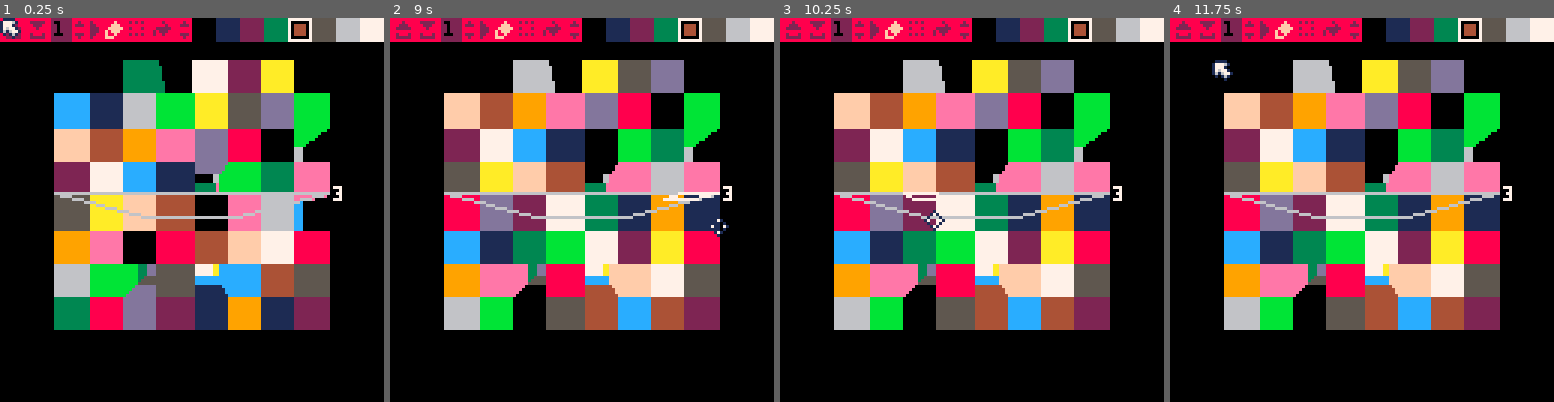
Above: before the commit, frames 1-4 (left to right).
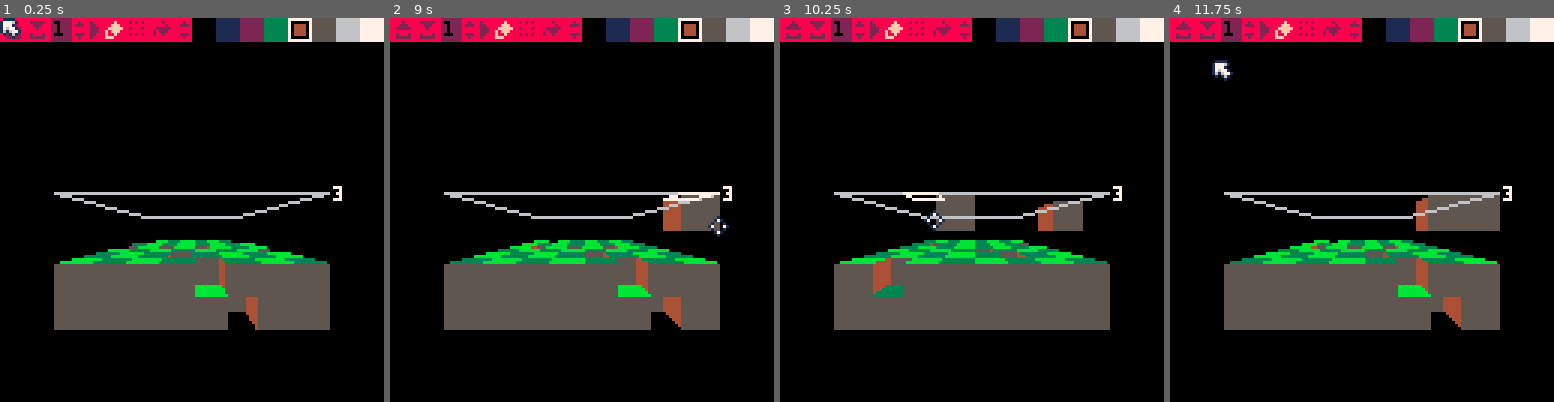
Above: after the commit, the same moments.

Repository: freds72/daggers
Game: PICO-8 cartridge carts/editor.p8
The game is run twice, just before and just after one commit, with the same random seed, the same clock (stepped at 60 frames per second) and the same inputs.
Inputs (mouse positions are in pixels of both pictures, inside the frame that each line leads up to):
- Up to frame 1 (0.25 s): no input
- Up to frame 2 (9 s): click (670, 121) at 0.67 s; tap O (Z key) at 0.7, 1.7, 2.1, 2.5, 2.9, 3.3, 3.7, 4.1, 4.5, 4.9, 5.3, 5.7, 6.1, 6.5, 6.9, 7.3, 7.7, 8.1, 8.5, 8.9 s; click (436, 267) at 1.22 s; hold Right 1.6-2.1 s; click (497, 114) at 1.77 s; hold Up 2.15-2.42 s; click (562, 259) at 2.32 s; hold Right 2.47-3.03 s; click (624, 106) at 2.87 s; hold Left 3.08-3.58 s; click (685, 256) at 3.42 s; hold Down 3.63-3.97 s; click (451, 102) at 3.97 s; hold Right 4.02-4.68 s; click (512, 248) at 4.52 s; hold Up 4.73-5.03 s; click (574, 94) at 5.07 s; hold Left 5.08-5.68 s; click (639, 244) at 5.62 s; hold Down 5.73-6.03 s; hold Right 6.08-6.58 s; click (701, 90) at 6.17 s; hold Right 6.63-7.13 s; click (466, 236) at 6.72 s; hold Up 7.18-7.45 s; click (528, 83) at 7.27 s; hold Right 7.5-8.07 s; click (589, 229) at 7.82 s; hold Left 8.12-8.62 s; click (654, 79) at 8.37 s; hold Down from 8.67 s (still down); click (716, 225) at 8.92 s
- Up to frame 3 (10.25 s): release Down at 9 s; hold Right 9.05-9.72 s; tap O (Z key) at 9.3, 9.7, 10.1 s; click (868, 71) at 9.47 s; hold Up 9.77-10.07 s; click (933, 217) at 10.02 s; hold Left from 10.12 s (still down)
- Up to frame 4 (11.75 s): tap O (Z key) every 0.4 s from 10.5 to 11.7 s; click (1385, 64) at 10.57 s; release Left at 10.72 s; hold Down 10.77-11.07 s; click (1450, 213) at 11.12 s; hold Right 11.12-11.62 s; click (1212, 60) at 11.67 s

The runs differ from the first frame. In frame 1, 42% of the frame differs, in the area x 14-86%, y 10-82%; in frame 2, 41%; in frame 3, 42%; in frame 4, 41%.

Commit message:
improved perf added support for scrolling editor (wip)

Diff:
--- a/carts/voxel_editor.lua
+++ b/carts/voxel_editor.lua
@@ -429,15 +429,17 @@
         if id<16 then
             -- solid block
             local adj={ox,oy,oz}
+            local colors=cube.colors[id]
+            fillp(((ox+oy)&1)*0xffff)
             for maski,mask in pairs(masks) do
-                --
-                local side=faces[current_mask&mask]
+                local active_side=current_mask&mask
+                local side=faces[active_side]
                 if side then
-                    --local col=colors[maski][k]
+                    local col=colors[active_side]
                     -- check adjacent blocks
                     -- todo: create a complement index base on face mask
                     local backup=adj[maski]
-                    local adj_i=adj[maski]+side.k
+                    local adj_i=backup+side.k
                     adj[maski]=adj_i
                     local adj_idx=adj[1]>>16|adj[2]>>8|adj[3]
                     adj[maski]=backup
@@ -474,16 +476,35 @@
                         if outcode==0 then
                             local np=4
                             if(clipcode>0) verts,np=cam:z_poly_clip(verts,4)
-                            if(np>2) polyfill(verts,np,i+1)
+                            if(np>2) polyfill(verts,np,col)
                         end
                     end
                 end
             end
         else
             -- sprite
-            --draw_sprite(cam,o,id)
-        end
-    end
+            -- position in middle of tile
+            local x,y,z=ox+0.5,oy+0.5,oz
+            local ax,ay,az=m1*x+m5*y+m9*z+m13,m2*x+m6*y+m10*z+m14,m3*x+m7*y+m11*z+m15
+            if az<-0.1 then
+                local w=-64*fov/az
+                -- convert between sprite id and real image
+                local s=_sprite_by_id[id]
+                local sx,sy=64-ax*w-w/2,70+ay*w-w
+                if shadow then
+                    local ref=v_add({ox+0.5,oy+0.5,oz},cam.pos,-1)
+                    local dx,dy=ref[1],ref[2]
+                    local zangle=atan2(dx,dy)
+                    local len=dx*cos(zangle)+dy*sin(zangle)
+                    local yangle=atan2(len,ref[3])
+                    local h=-w*sin(yangle)
+                    ovalfill(sx,y-h/2,sx+w,y+h/2,1)
+                end
+                sspr((s&15)<<3,(s\16)<<3,8,8,sx,sy,w+sx%1,w+sy%1)
+            end
+        end
+    end
+    fillp()
 end
 
 -- camera
@@ -560,9 +581,10 @@
 function make_voxel_editor()
 	local yangle,zangle=-0.25,0---0.125,0
 	local dyangle,dzangle=0,0
-
+    local offsetx,offsety=0,0
     local layer=3
     local cam=make_cam(64,64+6,64,0.25)
+    local cam2=make_cam(64,64+6,64,0.25)
     local quad={
         {0,0,0},
         {1,0,0},
@@ -592,7 +614,7 @@
             for i,p in pairs(quad) do
                 p=v_scale(p,_grid_size)
                 p[3] = layer+1
-                pts[i]=p
+                pts[i]=v_add(p,{offsetx,offsety,0},1)
             end
             local xmax,ymax=-32000
             local p0=pts[4]
@@ -612,7 +634,7 @@
                 for i,p in pairs(quad) do
                     p=v_add(p,current_voxel.origin)
                     p[3]=layer+1
-                    pts[i]=p
+                    pts[i]=v_add(p,{offsetx,offsety,0},1)
                 end
                 --fillp(0xa5a5.8)
                 local p0=pts[4]
@@ -653,22 +675,30 @@
             layer=mid(layer+msg.wheel,0,_grid_size-1)
 
             local xyz=_grid_size/2
+            local dx,dy=0,0
+            if(btnp(0)) dx=1
+            if(btnp(1)) dx=-1
+            if(btnp(2)) dy=1
+            if(btnp(3)) dy=-1
+            offsetx=mid(offsetx+dx,0,255)
+            offsety=mid(offsety+dy,0,255)
             --cam:control({xyz,xyz,layer},yangle,zangle,_grid_size*1.2)
-            cam:control({xyz,xyz,layer},yangle,zangle,_grid_size)
+            cam:control({offsetx+xyz,offsety+xyz,layer},yangle,zangle,_grid_size)
+            cam2:control({xyz,xyz,layer},yangle,zangle,_grid_size)
 
             -- selection
             if not rotation_mode then
-                local ti,tj=cam:unproject(msg.mx,msg.my)
-                local fwd,right,up=cam.fwd,cam.right,cam.up
-                local target=v_add(cam.pos,fwd,-1)
+                local ti,tj=cam2:unproject(msg.mx,msg.my)
+                local fwd,right,up=cam2.fwd,cam2.right,cam2.up
+                local target=v_add(cam2.pos,fwd,-1)
                 target=v_add(target,right,ti)
                 target=v_add(target,up,tj)
                 --local origin=v_clone(cam.pos)
 
-                local d=make_v(cam.pos,target)
+                local d=make_v(cam2.pos,target)
                 local n,l=v_normz(d)
                 local ray={
-                    origin=cam.pos,
+                    origin=cam2.pos,
                     target=target,
                     dir=n,
                     len=16}
@@ -685,6 +715,7 @@
                 if current_voxel then
                     local o=current_voxel.origin
                     local idx=o[1]>>16|o[2]>>8|o[3]
+                    idx+=offsetx>>16|offsety>>8
                     self:send({
                         name="cursor",
                         cursor="aim"
@@ -732,6 +763,7 @@
             _grid={}
             _sprite_grid={}
             undo_stack={}
+            offsetx,offsety=0,0
             reload(0,0,0x4300,msg.filename)
             local mem,size=0x4,peek4(0x0)
             for i=1,size do
@@ -812,7 +844,7 @@
     srand(42)
     for i=0,4*_grid_size-1 do
         for j=0,4*_grid_size-1 do
-            for k=0,7 do
+            for k=0,1 do
                 if(rnd()>0.125) _grid[i>>16|j>>8|k]=11
             end
         end
@@ -843,22 +875,16 @@
         side_color_dark=side_color_dark|side_color_dark<<4
         colors[base_color]={
             -- x side
-            {
-                [-1]=side_color_bright,
-                [1]=side_color_bright
-            },
+            [0x0.0001]=side_color_bright,
+            [0x0.0002]=side_color_bright,
             -- y sides
-            {
-                [-1]=side_color_dark,
-                [1]=side_color_dark
-            },
+            [0x0.01]=side_color_dark,
+            [0x0.02]=side_color_dark,
             -- z top/bottom
-            {
-                -- top
-                [-1]=base_color|sget(57,base_color)<<4,
-                -- bottom
-                [1]=bottom_color|bottom_color<<4
-            }
+            -- top
+            [0x01]=base_color|sget(57,base_color)<<4,
+            -- bottom
+            [0x02]=bottom_color|bottom_color<<4
         }
     end
     cube.colors=colors
